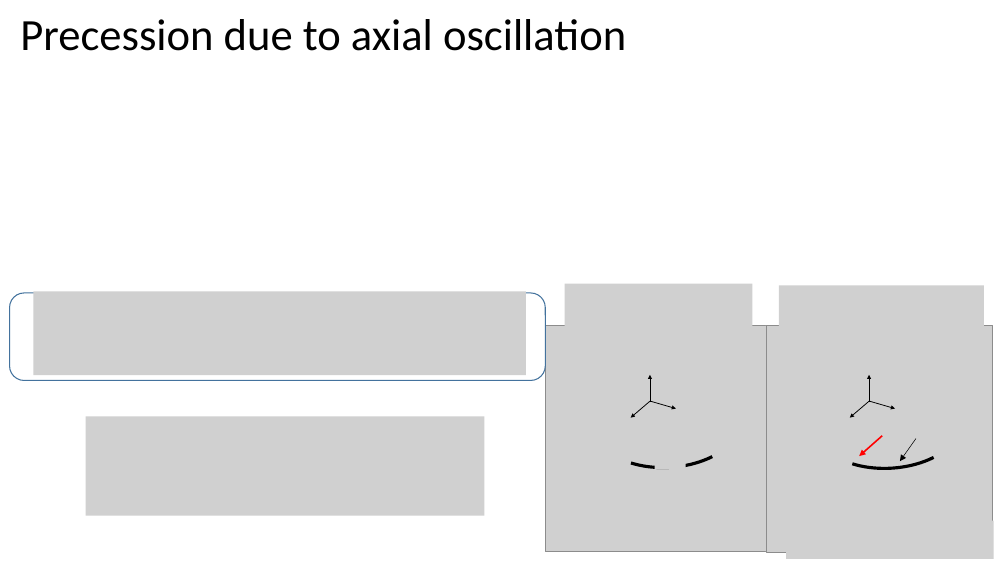
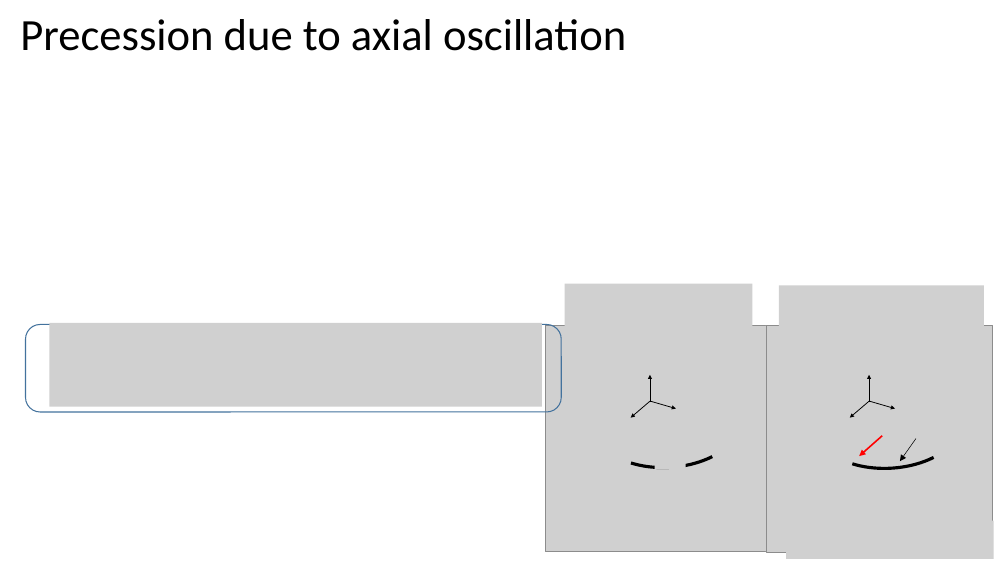
Before and after one commit to kgilmo/amplitude_sensing_paper, a slide deck: slide 3 of amplitude_sensing_penning_2.pptx. Drawn at 1008x567 pixels with LibreOffice and Linux fonts; fonts in the diff are those of the drawing; grey boxes stand for pictures; background and template pictures are left out. Boxes give left, top, right and bottom in pixels: in the first picture for what was removed or moved away, otherwise in the second. Text is boxed around its words. In the diff, an @@ line names an element or a change of style, - is before the commit and + after.

```diff
--- a/amplitude_sensing_penning_2.pptx
+++ b/amplitude_sensing_penning_2.pptx
@@ rounded rectangle: place and size @@
-rounded rectangle at <box>10,293,546,380</box>
+rounded rectangle at <box>26,324,562,412</box>
@@ picture: place and size @@
-picture at <box>33,291,526,375</box>
+picture at <box>49,323,542,407</box>
@@ picture removed at <box>85,417,484,516</box> @@
```
Also in this commit, not shown: 2 other slides changed.
